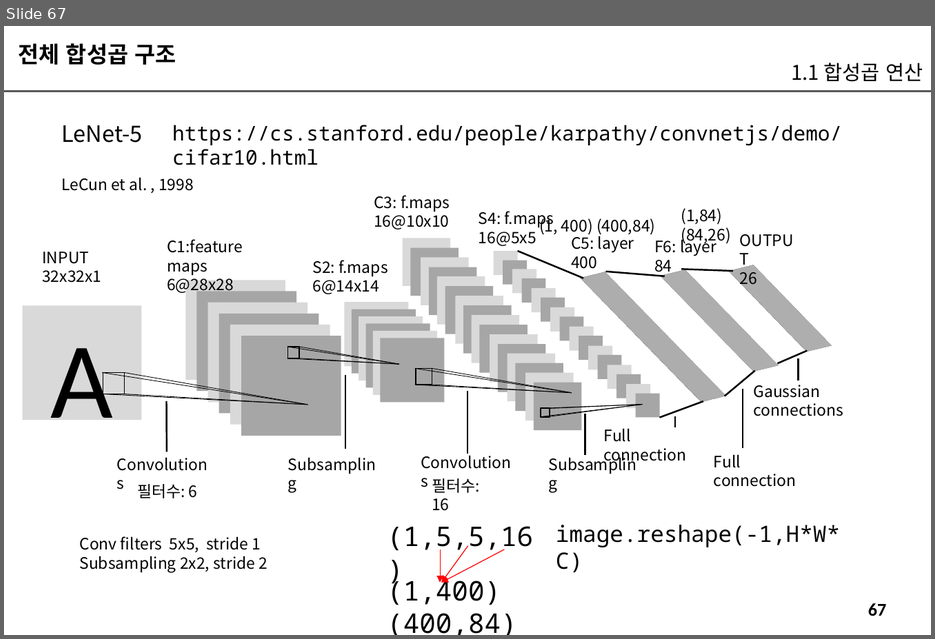
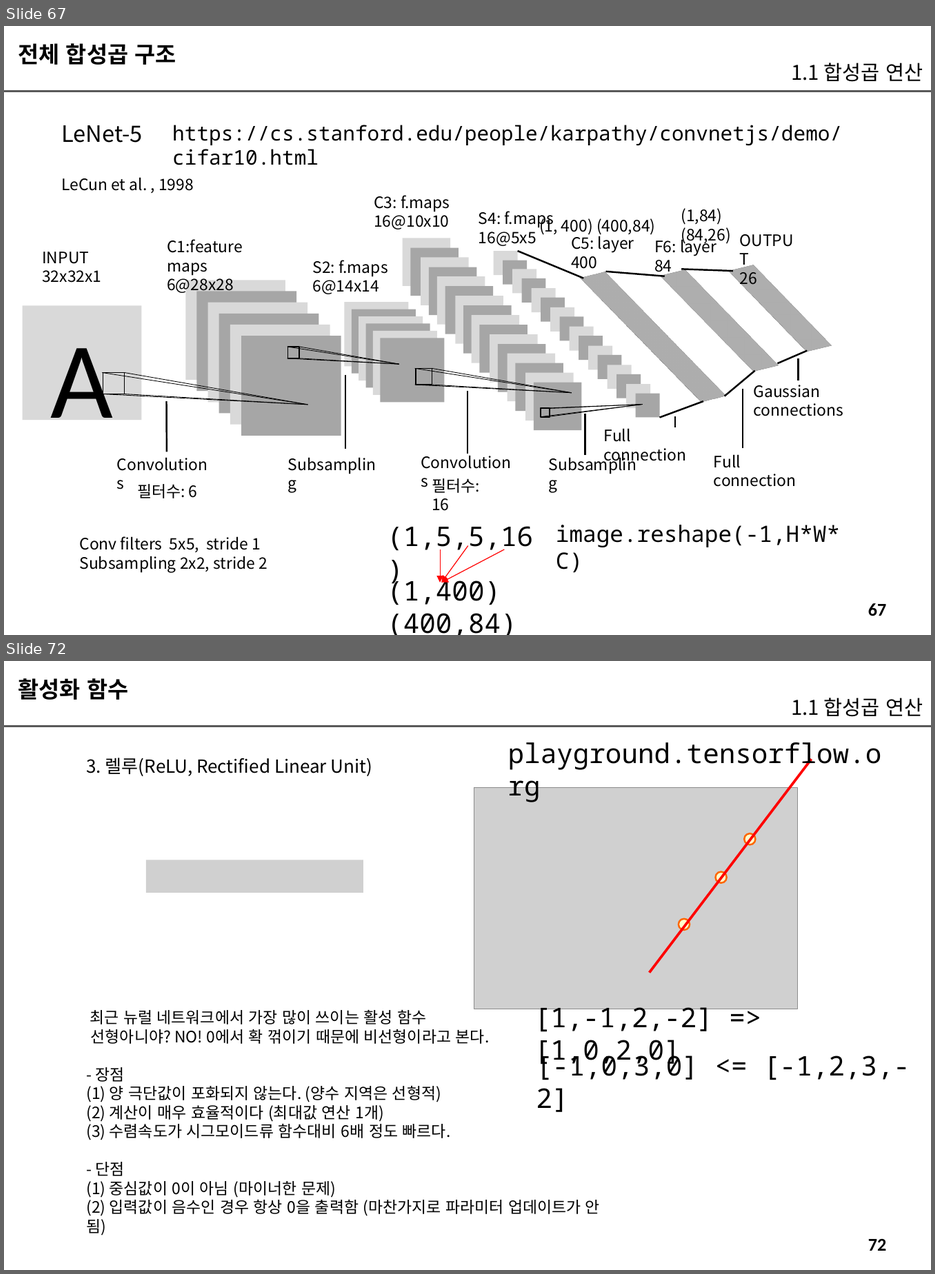
Before and after one commit to imguru-mooc/AI_CNN, a slide deck: CNN_교재_판서.pptx. Shown one above the other, each under a label of ours: slide 67 before the commit, slides 67 and 72 after it; the slides between them are not shown. The pictures are 935x639 and 935x1274 pixels, drawn with LibreOffice and Linux fonts; fonts in the diff are those of the drawing; grey boxes stand for pictures. Boxes give left, top, right and bottom in pixels: in the first picture for what was removed or moved away, otherwise in the second. Text is boxed around its words. In the diff, an @@ line names an element or a change of style, - is before the commit and + after.

```diff
--- a/CNN_교재_판서.pptx
+++ b/CNN_교재_판서.pptx
@@ slide 72 added at [4,661,931,1270], background #FFFFFF; not listed: 2 template elements that a slide beside it also shows @@
@@ text added at [18,678,128,700], 20 pt, text #000000, bold @@
+활성화 함수
@@ text added at [791,698,923,717], 18 pt, text #000000 @@
+1.1 합성곱 연산
@@ text added at [508,742,882,770], 24 pt, text #000000 @@
+playground.tensorflow.org
@@ text added at [86,758,373,776], 16 pt, text #000000 @@
+3. 렐루(ReLU, Rectified Linear Unit)
@@ line added from (812, 759) to (650, 973), #FF0000 2.25 pt @@
@@ picture added at [474,788,797,1009] @@
@@ ellipse added at [744,833,756,845], fill #FFFFCC, outline #FF6600 1.5 pt @@
@@ picture added at [146,860,363,892] @@
@@ ellipse added at [715,872,726,883], fill #FFFFCC, outline #FF6600 1.5 pt @@
@@ ellipse added at [679,918,690,930], fill #FFFFCC, outline #FF6600 1.5 pt @@
@@ text added at [86,1010,600,1216], 14 pt, text #000000 @@
+최근 뉴럴 네트워크에서 가장 많이 쓰이는 활성 함수
+선형아니야? NO! 0에서 확 꺾이기 때문에 비선형이라고 본다.
+- 장점
+(1) 양 극단값이 포화되지 않는다. (양수 지역은 선형적)
+(2) 계산이 매우 효율적이다 (최대값 연산 1개)
+(3) 수렴속도가 시그모이드류 함수대비 6배 정도 빠르다.
+- 단점
+(1) 중심값이 0이 아님 (마이너한 문제)
+(2) 입력값이 음수인 경우 항상 0을 출력함 (마찬가지로 파라미터 업데이트가 안됨)
@@ text added at [535,1003,713,1067], 24 pt, text #000000 @@
+[1,-1,2,-2] => [1,0,2,0]
@@ text added at [536,1051,910,1112], 24 pt, text #000000 @@
+[-1,0,3,0] <= [-1,2,3,-2]
```
Also in this commit, not shown: 9 slides changed, 125 other slides added.
